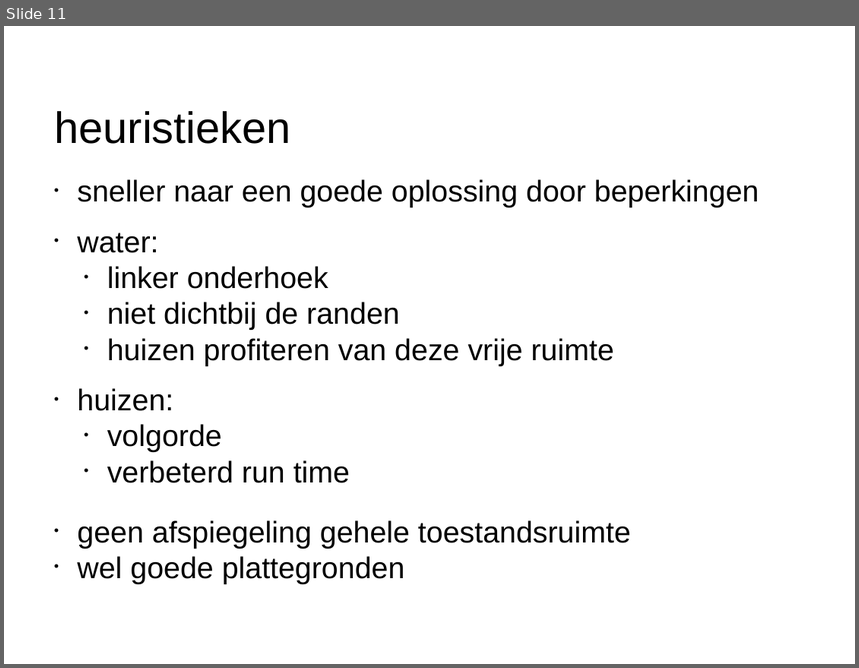
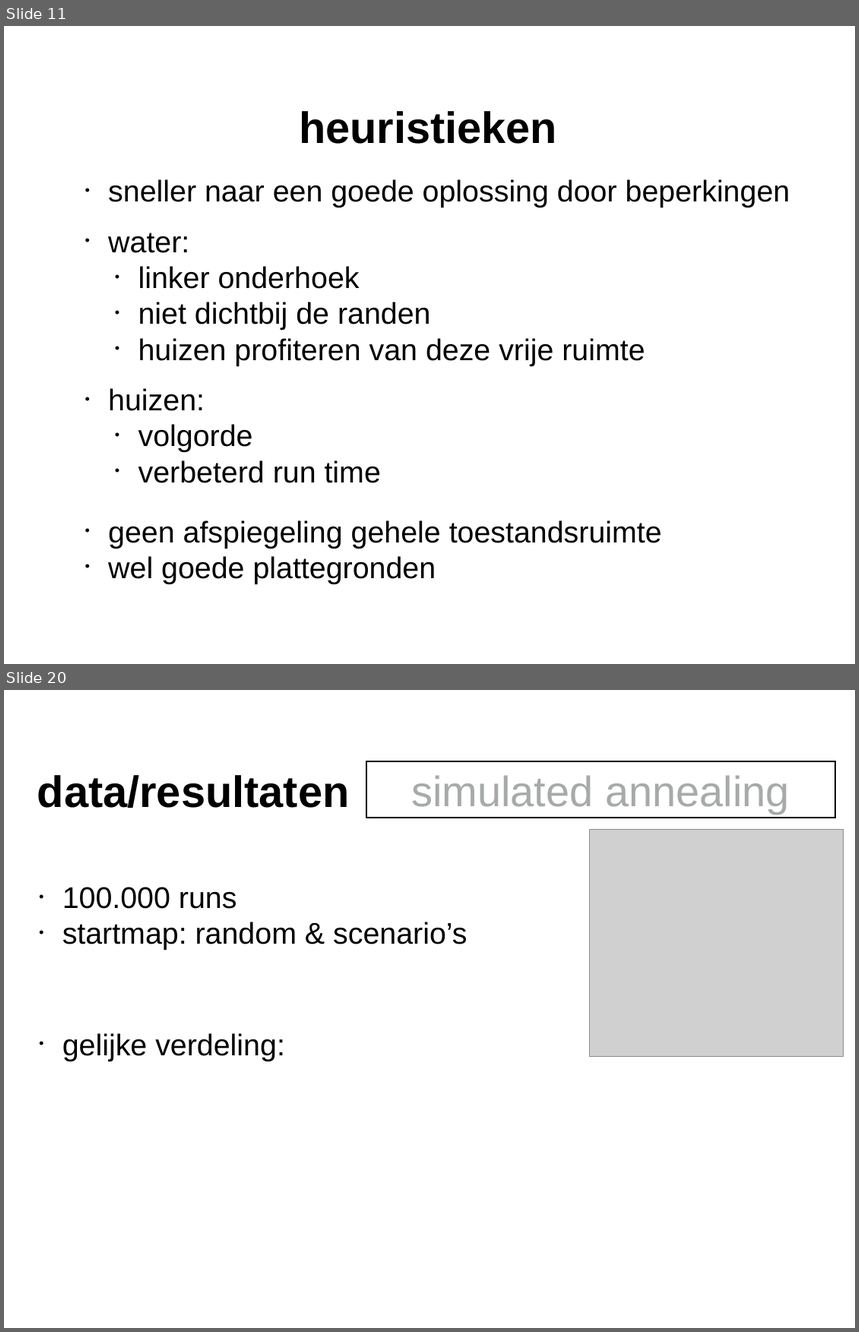
Before and after one commit to JuliaJansen/-HabboHotel, a slide deck: powerpoints/eindpresentatie heuristieken.pptx. Shown one above the other, each under a label of ours: slide 11 before the commit, slides 11 and 20 after it; the slides between them are not shown. The pictures are 859x668 and 859x1332 pixels, drawn with LibreOffice and Linux fonts; fonts in the diff are those of the drawing; grey boxes stand for pictures. Boxes give left, top, right and bottom in pixels: in the first picture for what was removed or moved away, otherwise in the second. Text is boxed around its words. In the diff, an @@ line names an element or a change of style, - is before the commit and + after.

```diff
--- a/powerpoints/eindpresentatie heuristieken.pptx
+++ b/powerpoints/eindpresentatie heuristieken.pptx
@@ slide 20 added at (4, 690, 855, 1328), background #FFFFFF @@
@@ title added at (37, 775, 350, 808), 52.8 pt, text #000000, bold @@
+data/resultaten
@@ rectangle added at (367, 762, 835, 818), outline #000000 2 pt, 51.2 pt, text #A6AAA9 @@
+simulated annealing
@@ picture added at (589, 830, 844, 1057) @@
@@ text added at (63, 887, 468, 950), 36 pt, text #000000 @@
+• 100.000 runs
+• startmap: random & scenario’s
@@ text added at (63, 1034, 285, 1061), 36 pt, text #000000 @@
+• gelijke verdeling:
@@ slide 11 changed as well @@
@@ title "heuristieken": place and size @@
-title "heuristieken" at (54, 111, 291, 144)
+title "heuristieken" at (299, 111, 557, 144)
@@ title "heuristieken" at (299, 111, 557, 144): bold on @@
@@ 4 texts: place and size @@
-4 texts at (77, 180, 759, 585)
+4 texts at (108, 180, 791, 585)
```
Also in this commit, not shown: 10 other slides changed, 10 other slides added.
